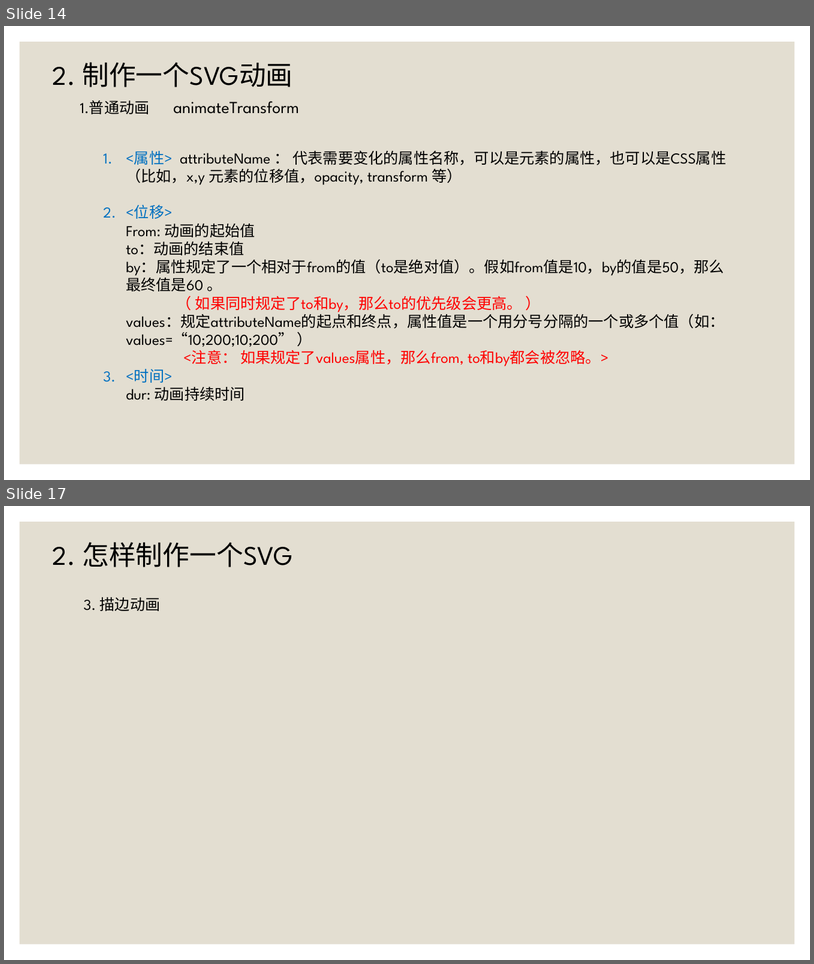
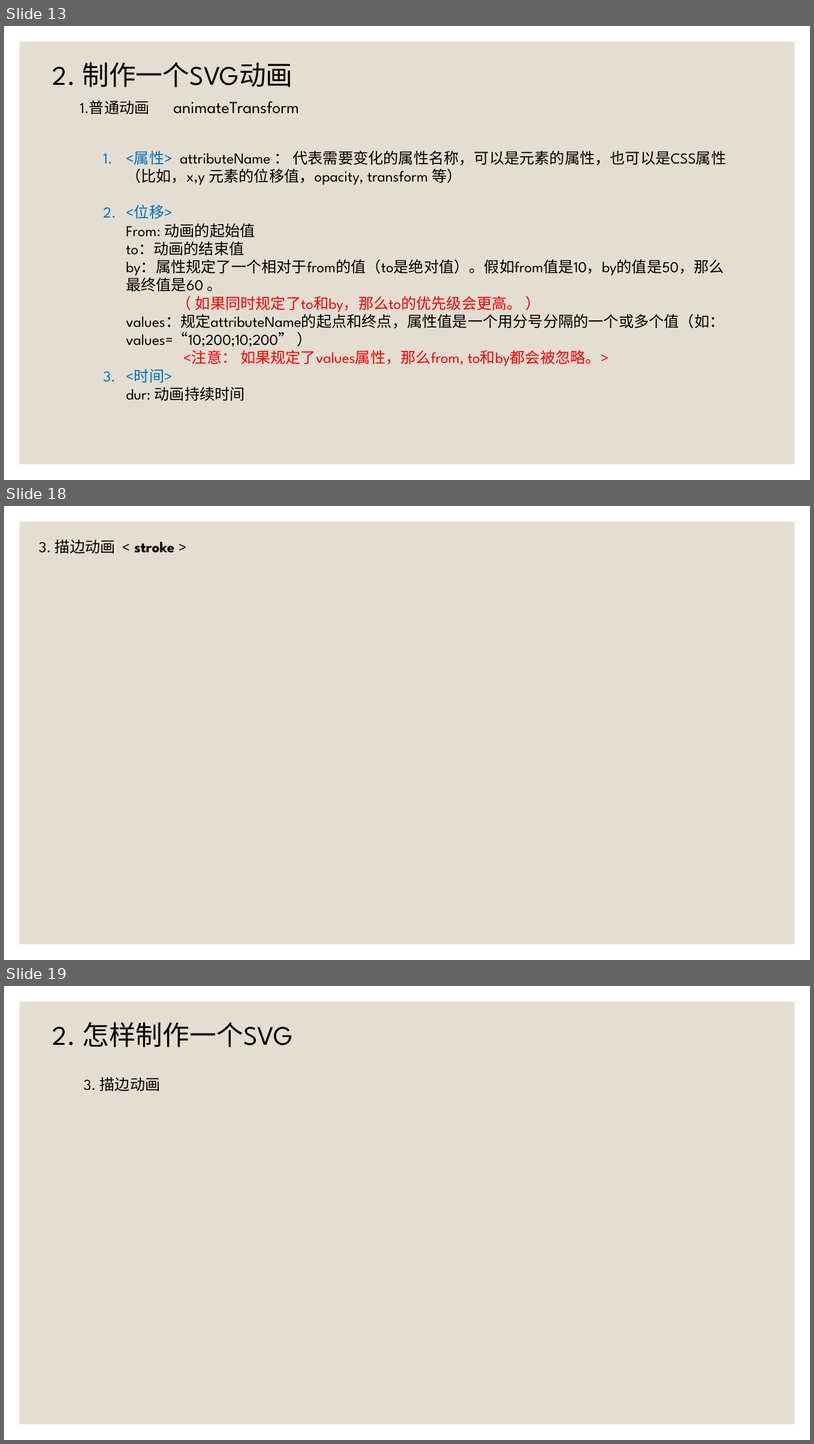
Before and after one commit to SouthLink/svg-demo, a slide deck: SVG动画 [自动保存] [自动保存].pptx. Shown one above the other, each under a label of ours: slides 14 and 17 before the commit, slides 13, 18 and 19 after it; the slides between them are not shown. The pictures are 814x964 and 814x1444 pixels, drawn with LibreOffice and Linux fonts; fonts in the diff are those of the drawing. Boxes give left, top, right and bottom in pixels: in the first picture for what was removed or moved away, otherwise in the second. Text is boxed around its words. In the diff, an @@ line names an element or a change of style, - is before the commit and + after.

Commit message:
增加svg动画相关

```diff
--- a/SVG动画 [自动保存] [自动保存].pptx
+++ b/SVG动画 [自动保存] [自动保存].pptx
@@ slide 18 added at bbox=[4, 506, 810, 960], background #FFFFFF; not listed: 1 template element that a slide beside it also shows @@
@@ text added at bbox=[39, 540, 174, 553], 18 pt, text #000000 @@
+3. 描边动画 < stroke >
@@ what was slide 14 is now slide 13 @@
@@ what was slide 17 is now slide 19 @@
```
Also in this commit, not shown: 3 slides changed, 2 other slides added, 2 slides removed, 14 other files.
